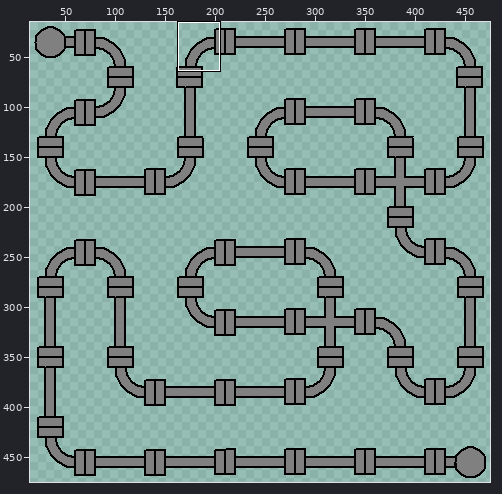
Two versions of one sprite sheet, figures/5_pipelines_background.PNG. The picture above shows the old version from afar; the outline marks the close-up.
Close-up. As it was:
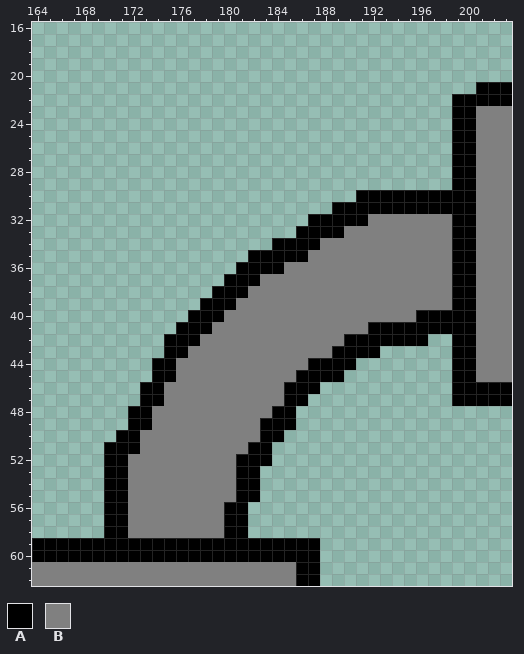
The file is 490x490 pixels. Shown: x 164..203, y 16..62. The wide view leaves out empty margins. The commit also changed other parts of the picture, which this record leaves out.
Palette (. is transparent): A #000000  B #808080
Pixels before, first column x 164:
21 .....................................AAA
22 ...................................AAAAA
23 ...................................AABBB
24 ...................................AABBB
25 ...................................AABBB
26 ...................................AABBB
27 ...................................AABBB
28 ...................................AABBB
29 ...................................AABBB
30 ...........................AAAAAAAAAABBB
31 .........................AAAAAAAAAAAABBB
32 .......................AAAAABBBBBBBAABBB
33 ......................AAAABBBBBBBBBAABBB
34 ....................AAAABBBBBBBBBBBAABBB
35 ..................AAAAABBBBBBBBBBBBAABBB
36 .................AAAABBBBBBBBBBBBBBAABBB
37 ................AAABBBBBBBBBBBBBBBBAABBB
38 ...............AAABBBBBBBBBBBBBBBBBAABBB
39 ..............AAABBBBBBBBBBBBBBBBBBAABBB
40 .............AAABBBBBBBBBBBBBBBBAAAAABBB
41 ............AAABBBBBBBBBBBBBAAAAAAAAABBB
42 ...........AAABBBBBBBBBBBBAAAAAAA..AABBB
43 ...........AABBBBBBBBBBBBAAAA......AABBB
44 ..........AABBBBBBBBBBBAAAA........AABBB
45 ..........AABBBBBBBBBBAAAA.........AABBB
46 .........AABBBBBBBBBBAAA...........AAAAA
47 .........AABBBBBBBBBBAA............AAAAA
48 ........AABBBBBBBBBBAA..................
49 ........AABBBBBBBBBAAA..................
50 .......AABBBBBBBBBBAA...................
51 ......AAABBBBBBBBBAA....................
52 ......AABBBBBBBBBAAA....................
53 ......AABBBBBBBBBAA.....................
54 ......AABBBBBBBBBAA.....................
55 ......AABBBBBBBBBAA.....................
56 ......AABBBBBBBBAA......................
57 ......AABBBBBBBBAA......................
58 ......AABBBBBBBBAA......................
59 AAAAAAAAAAAAAAAAAAAAAAAA................
60 AAAAAAAAAAAAAAAAAAAAAAAA................
61 BBBBBBBBBBBBBBBBBBBBBBAA................
62 BBBBBBBBBBBBBBBBBBBBBBAA................
The same view after the edit:
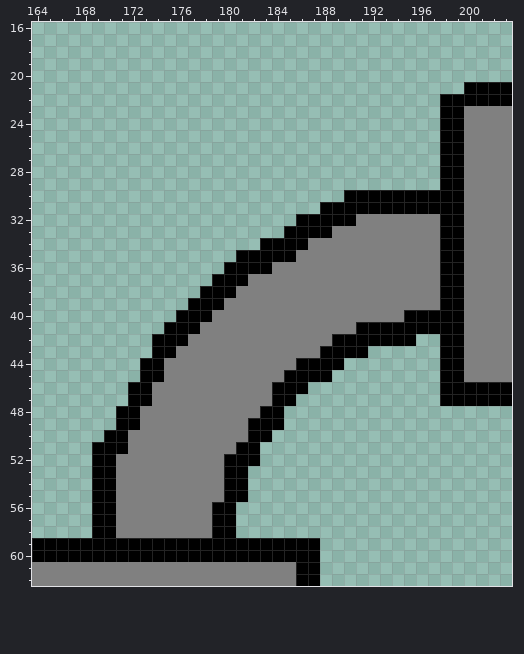
Difference:
There is now colour A in row 21 at x 200; in rows 22 to 29 at x 198; in row 30 at x 190; in row 31 at x 188; in row 32 at x 186; in row 33 at x 185.
There is now colour A in row 34 at x 183; in row 35 at x 181; in row 36 at x 180; in row 37 at x 179; in row 38 at x 178; in row 39 at x 177.
There is now colour A in row 40 at x 176; in row 41 at x 175; in rows 42 to 43 at x 174 and 198; in rows 44 to 45 at x 173 and 198; in rows 46 to 47 at x 172 and 198; in rows 48 to 49 at x 171.
There is now colour A in row 50 at x 170; in rows 51 to 58 at x 169.
The edit turns colour B into colour A in rows 32 to 39 at x 198; in row 40 at x 195; in row 41 at x 191; in row 42 at x 189; in row 43 at x 188; in row 44 at x 186.
The edit turns colour B into colour A in row 45 at x 185; in rows 46 to 47 at x 184; in row 48 at x 183; in rows 49 to 50 at x 182; in row 51 at x 181; in rows 52 to 55 at x 180.
The edit turns colour B into colour A in rows 56 to 58 at x 179.
The edit turns colour A into colour B in rows 23 to 31 at x 200; in row 32 at x 191 and 200; in row 33 at x 189 and 200; in row 34 at x 187 and 200; in row 35 at x 186 and 200; in row 36 at x 184 and 200.
The edit turns colour A into colour B in row 37 at x 182 and 200; in row 38 at x 181 and 200; in row 39 at x 180 and 200; in row 40 at x 179 and 200; in row 41 at x 178 and 200; in row 42 at x 177 and 200.
The edit turns colour A into colour B in row 43 at x 176 and 200; in rows 44 to 45 at x 175 and 200; in rows 46 to 47 at x 174; in rows 48 to 49 at x 173; in rows 50 to 51 at x 172; in rows 52 to 58 at x 171.
Colour A is gone in row 42 at x 196; in row 43 at x 192; in row 44 at x 190; in row 45 at x 189; in row 46 at x 187; in row 47 at x 186.
Colour A is gone in rows 48 to 49 at x 185; in row 50 at x 184; in rows 51 to 52 at x 183; in rows 53 to 55 at x 182; in rows 56 to 58 at x 181.
